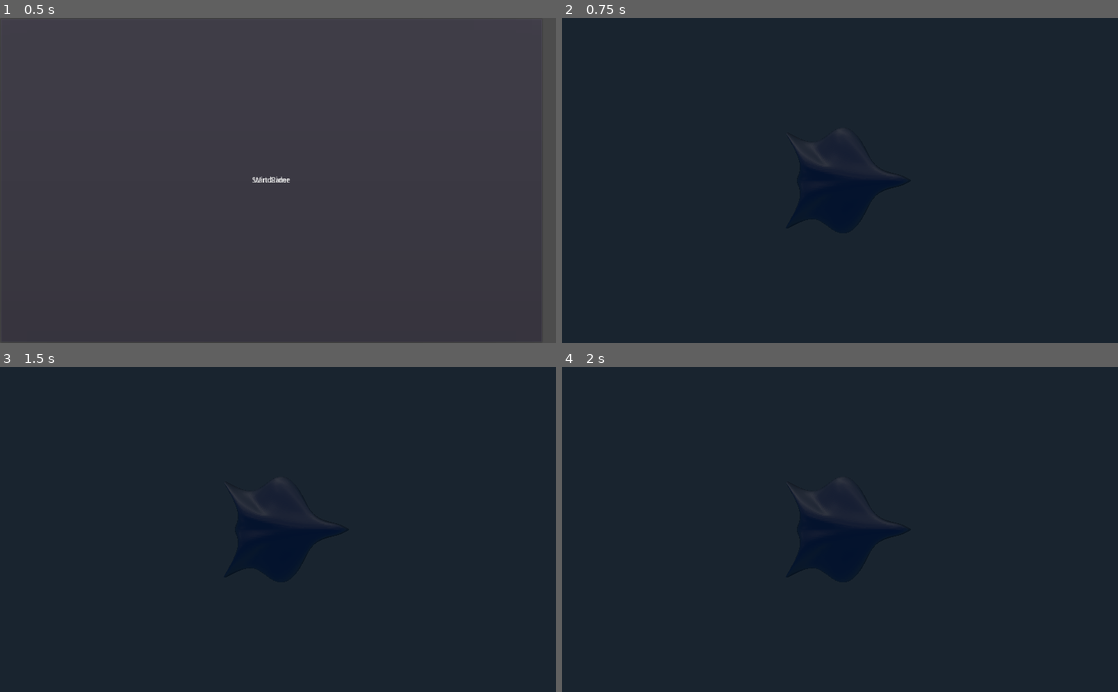
Above: before the commit, frames 1-4 (two rows, left to right).
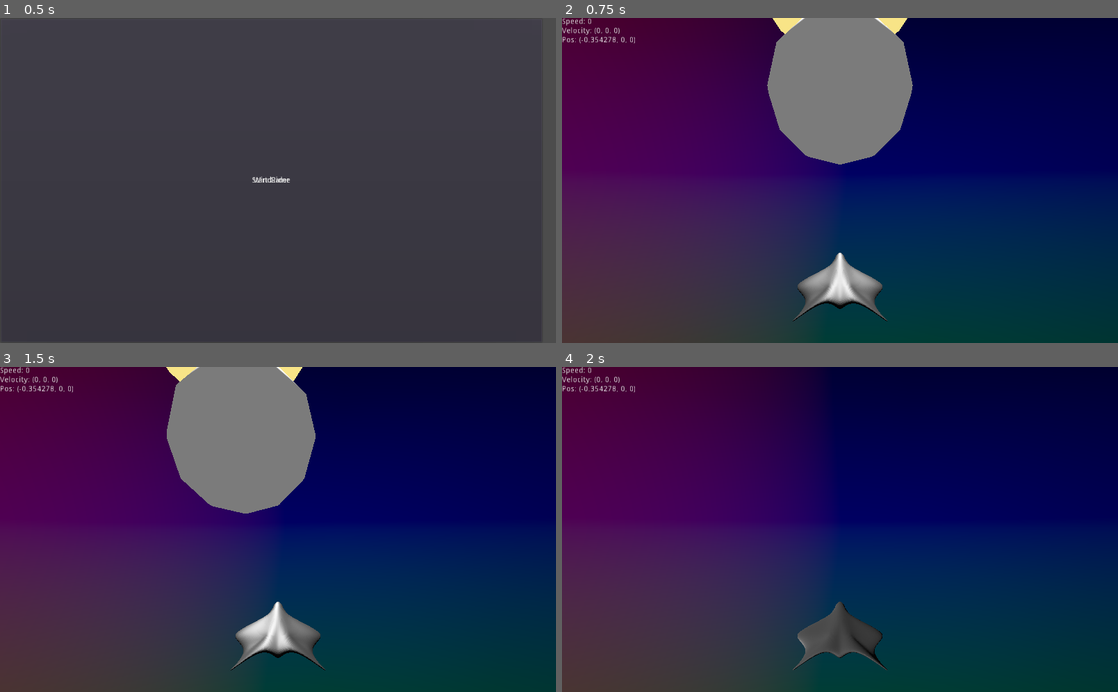
Above: after the commit, the same moments.

Repository: wraitii/WindRider
Game: Godot game, scene res://source/game/test.tscn
Two runs of this game, one before a commit and one after it. Both use one fixed random seed, a clock stepped at 60 frames per second and the inputs below. Before the commit the project starts from res://test.tscn.
Inputs:
- Up to frame 1 (0.5 s): no input
- Up to frame 2 (0.75 s): click "Start Game" at 0.5 s
- Up to frame 3 (1.5 s): tap Enter (ship_dock, bound only after the commit) at 1.25 s; hold Right (ship_rotate_right, bound only after the commit) from 1.28 s (still down); hold Enter (ship_dock, bound only after the commit) from 1.28 s (still down)
- Up to frame 4 (2 s): keep holding Right (ship_rotate_right, bound only after the commit); keep holding Enter (ship_dock, bound only after the commit)

Frame 1 is identical in both runs. In frame 2, 98% of the frame differs, in the area x 0-100%, y 0-100%; in frame 3, 98%; in frame 4, 98%.

Commit message:
Start doing things

Diff:
--- a/Button.gd
+++ b/Button.gd
@@ -15,4 +15,4 @@
 #	pass
 
 func _pressed():
-	get_tree().change_scene("res://ingame.tscn")
+	get_tree().change_scene("res://source/game/ingame.tscn")
--- a/Ship.gd
+++ /dev/null
@@ -1,17 +0,0 @@
-extends Spatial
-
-export(Vector3) var velocity = Vector3(0,0,0)
-
-# class member variables go here, for example:
-# var a = 2
-# var b = "textvar"
-
-func _ready():
-	# Called when the node is added to the scene for the first time.
-	# Initialization here
-	pass
-
-func _process(delta):
-	print(velocity)
-	translate(velocity * delta)
-	pass
--- a/Ship.tscn
+++ /dev/null
@@ -1,10 +0,0 @@
-[gd_scene load_steps=2 format=2]
-
-[ext_resource path="res://Cycles.dae" type="PackedScene" id=1]
-
-[node name="Ship" type="Spatial"]
-
-[node name="Shipmesh" parent="." index="0" instance=ExtResource( 1 )]
-
-transform = Transform( 0.1, 0, 0, 0, 0.1, 0, 0, 0, 0.1, -0.297341, 0, 0 )
-_sections_unfolded = [ "Transform" ]
--- a/default_env.tres
+++ b/default_env.tres
@@ -65,6 +65,7 @@
 ssao_intensity2 = 1.0
 ssao_bias = 0.01
 ssao_light_affect = 0.0
+ssao_ao_channel_affect = 0.0
 ssao_color = Color( 0, 0, 0, 1 )
 ssao_quality = 0
 ssao_blur = 3
--- a/ingame.tscn
+++ /dev/null
@@ -1,30 +0,0 @@
-[gd_scene load_steps=4 format=2]
-
-[ext_resource path="res://ingame.gd" type="Script" id=1]
-[ext_resource path="res://Ship.tscn" type="PackedScene" id=2]
-[ext_resource path="res://Ship.gd" type="Script" id=3]
-
-[node name="InGameRoot" type="Node" index="0"]
-
-script = ExtResource( 1 )
-
-[node name="Camera" type="Camera" parent="." index="0"]
-
-transform = Transform( 1, 0, 0, 0, -4.37114e-08, 1, 0, -1, -4.37114e-08, 0, 1.79571, 0 )
-keep_aspect = 1
-cull_mask = 1048575
-environment = null
-h_offset = 0.0
-v_offset = 0.0
-doppler_tracking = 0
-projection = 0
-current = true
-fov = 70.0
-size = 1.0
-near = 0.05
-far = 100.0
-
-[node name="Ship" parent="." index="1" instance=ExtResource( 2 )]
-
-script = ExtResource( 3 )
-velocity = Vector3( 0, 0, 0 )
--- a/project.godot
+++ b/project.godot
@@ -6,18 +6,51 @@
 ;   [section] ; section goes between []
 ;   param=value ; assign values to parameters
 
-config_version=3
+config_version=4
+
+_global_script_classes=[  ]
+_global_script_class_icons={
+
+}
 
 [application]
 
 config/name="Windrider"
-run/main_scene="res://test.tscn"
+run/main_scene="res://source/game/test.tscn"
 config/icon="res://icon.png"
 
 [input]
 
-thrust=[ Object(InputEventKey,"resource_local_to_scene":false,"resource_name":"","device":0,"alt":false,"shift":false,"control":false,"meta":false,"command":false,"pressed":false,"scancode":16777232,"unicode":0,"echo":false,"script":null)
+ship_thrust={
+"deadzone": 0.5,
+"events": [ Object(InputEventKey,"resource_local_to_scene":false,"resource_name":"","device":0,"alt":false,"shift":false,"control":false,"meta":false,"command":false,"pressed":false,"scancode":16777232,"unicode":0,"echo":false,"script":null)
  ]
+}
+ship_rotate_left={
+"deadzone": 0.5,
+"events": [ Object(InputEventKey,"resource_local_to_scene":false,"resource_name":"","device":0,"alt":false,"shift":false,"control":false,"meta":false,"command":false,"pressed":false,"scancode":16777231,"unicode":0,"echo":false,"script":null)
+ ]
+}
+ship_rotate_right={
+"deadzone": 0.5,
+"events": [ Object(InputEventKey,"resource_local_to_scene":false,"resource_name":"","device":0,"alt":false,"shift":false,"control":false,"meta":false,"command":false,"pressed":false,"scancode":16777233,"unicode":0,"echo":false,"script":null)
+ ]
+}
+ship_dock={
+"deadzone": 0.5,
+"events": [ Object(InputEventKey,"resource_local_to_scene":false,"resource_name":"","device":0,"alt":false,"shift":false,"control":false,"meta":false,"command":false,"pressed":false,"scancode":16777221,"unicode":0,"echo":false,"script":null)
+ ]
+}
+
+[layer_names]
+
+3d_render/layer_2="Stars and such"
+
+[physics]
+
+3d/physics_engine="Bullet"
+3d/default_gravity=0.0
+3d/default_angular_damp=1.0
 
 [rendering]
 
--- /dev/null
+++ b/source/game/Camera.gd
@@ -0,0 +1,12 @@
+extends Camera
+
+const MyClass = preload("Player.gd")
+
+func _ready():
+	pass
+
+func _process(delta):
+#	var player = get_node('/root/InGameRoot/Player')
+#	var ship = player.get_current_ship()
+#	translation = ship.translation + Vector3(0,10,0)
+	return
--- /dev/null
+++ b/source/game/CommandManager.gd
@@ -0,0 +1,22 @@
+extends Node
+
+var commands = []
+
+func _process(delta):
+	pass
+
+func _physics_process(delta):
+
+	var playerCommands = get_node('InGameInput').parse_input()
+	if playerCommands:
+		commands += playerCommands
+
+	for command in commands:
+		var ship = command[0]
+		var fun = command[1]
+		ship.call(fun, delta)
+
+	commands = []
+
+func push_command():
+	pass
--- /dev/null
+++ b/source/game/InGameInput.gd
@@ -0,0 +1,27 @@
+extends Node
+
+func parse_input():
+	var commands = []
+
+	var player = get_node('/root/InGameRoot/Player')
+	if !player:
+		return
+
+	var ship = player.get_current_ship()
+	if !ship:
+		return
+
+	if Input.is_action_pressed("ship_thrust"):
+		commands.push_back('thrust')
+	if Input.is_action_pressed('ship_rotate_left'):
+		commands.push_back('rotate_left')
+	if Input.is_action_pressed('ship_rotate_right'):
+		commands.push_back('rotate_right')
+
+	if Input.is_action_pressed('ship_dock'):
+		commands.push_back('dock')
+
+	var ret = []
+	for comm in commands:
+		ret.push_back([ship, comm])
+	return ret
--- /dev/null
+++ b/source/game/Landable.tscn
@@ -0,0 +1,38 @@
+[gd_scene load_steps=3 format=2]
+
+[ext_resource path="res://source/graphics/Planet.tscn" type="PackedScene" id=1]
+
+[sub_resource type="CylinderShape" id=1]
+
+margin = 0.04
+radius = 1.0
+height = 2.0
+
+[node name="Landable" type="Area"]
+input_ray_pickable = false
+input_capture_on_drag = false
+space_override = 0
+gravity_point = false
+gravity_distance_scale = 0.0
+gravity_vec = Vector3( 0, -1, 0 )
+gravity = 9.8
+linear_damp = 0.1
+angular_damp = 1.0
+priority = 0.0
+monitoring = true
+monitorable = true
+collision_layer = 0
+collision_mask = 1
+audio_bus_override = false
+audio_bus_name = "Master"
+reverb_bus_enable = false
+reverb_bus_name = "Master"
+reverb_bus_amount = 0.0
+reverb_bus_uniformity = 0.0
+
+[node name="LandableArea" type="CollisionShape" parent="."]
+shape = SubResource( 1 )
+disabled = false
+
+[node name="Spatial" parent="." instance=ExtResource( 1 )]
+transform = Transform( 1, 0, 0, 0, 1, 0, 0, 0, 1, 0, 1.09807, 0 )
--- /dev/null
+++ b/source/game/Player.gd
@@ -0,0 +1,13 @@
+extends Node
+
+var playerShip setget setCurrentShip, get_current_ship
+
+func _ready():
+	playerShip = get_node("/root/InGameRoot/Ship")
+	pass
+
+func setCurrentShip(ship):
+	playerShip = ship;
+
+func get_current_ship():
+	return playerShip;
--- /dev/null
+++ b/source/game/Player.tscn
@@ -0,0 +1,6 @@
+[gd_scene load_steps=2 format=2]
+
+[ext_resource path="res://source/game/Player.gd" type="Script" id=1]
+
+[node name="Player" type="Node"]
+script = ExtResource( 1 )
--- /dev/null
+++ b/source/game/Ship.gd
@@ -0,0 +1,33 @@
+extends RigidBody
+
+const default_orientation = Vector3(1,0,0)
+
+func _ready():
+	pass
+
+func _process(delta):
+	pass
+
+func _integrate_forces(state):
+	if state.linear_velocity.length_squared() >= 8*8:
+		state.linear_velocity *= 0.99;
+
+# input
+func thrust(delta):
+	var transform = get_transform()
+	var pushDir = transform.xform(default_orientation) - translation
+
+	add_central_force(pushDir * 10.0)
+
+func rotate_left(delta):
+	add_torque(Vector3(0,1,0))
+
+func rotate_right(delta):
+	add_torque(Vector3(0,-1,0))
+
+func dock(delta):
+	var coll = get_node('/root/InGameRoot/SystemGraph/Landable')
+	if !coll.overlaps_body(self):
+		return
+
+	get_tree().change_scene('res://source/game/test.tscn')
--- /dev/null
+++ b/source/game/Ship.tscn
@@ -0,0 +1,41 @@
+[gd_scene load_steps=3 format=2]
+
+[ext_resource path="res://Cycles.dae" type="PackedScene" id=1]
+
+[sub_resource type="SphereShape" id=2]
+
+margin = 0.04
+radius = 1.0
+
+[node name="Ship" type="RigidBody"]
+input_ray_pickable = true
+input_capture_on_drag = false
+collision_layer = 1
+collision_mask = 1
+mode = 0
+mass = 1.0
+gravity_scale = 1.0
+custom_integrator = false
+continuous_cd = false
+contacts_reported = 0
+contact_monitor = false
+sleeping = false
+can_sleep = true
+axis_lock_linear_x = false
+axis_lock_linear_y = false
+axis_lock_linear_z = false
+axis_lock_angular_x = false
+axis_lock_angular_y = false
+axis_lock_angular_z = false
+linear_velocity = Vector3( 0, 0, 0 )
+linear_damp = -1.0
+angular_velocity = Vector3( 0, 0, 0 )
+angular_damp = 0.2
+
+[node name="Shipmesh" parent="." instance=ExtResource( 1 )]
+transform = Transform( 0.1, 0, 0, 0, 0.1, 0, 0, 0, 0.1, -0.297341, 0, 0 )
+
+[node name="CollisionShape" type="CollisionShape" parent="."]
+transform = Transform( 0.5, 0, 0, 0, 0.2, 0, 0, 0, 0.5, 0, 0, 0 )
+shape = SubResource( 2 )
+disabled = false
--- /dev/null
+++ b/source/game/Speed.gd
@@ -0,0 +1,12 @@
+extends Label
+
+func _ready():
+	pass
+
+func _process(delta):
+	var ship = get_node('/root/InGameRoot/Player').get_current_ship()
+	if !ship: return
+	var txt = "Speed: " + str(ship.get_linear_velocity().length()) + "\n"
+	txt += "Velocity: " + str(ship.get_linear_velocity()) + "\n"
+	txt += "Pos: " + str(ship.translation)
+	text = txt
--- /dev/null
+++ b/source/game/Star.tscn
@@ -0,0 +1,94 @@
+[gd_scene load_steps=2 format=2]
+
+[sub_resource type="SpatialMaterial" id=1]
+
+render_priority = 0
+flags_transparent = false
+flags_unshaded = false
+flags_vertex_lighting = false
+flags_no_depth_test = false
+flags_use_point_size = false
+flags_world_triplanar = false
+flags_fixed_size = false
+flags_albedo_tex_force_srgb = false
+flags_do_not_receive_shadows = false
+flags_disable_ambient_light = false
+flags_ensure_correct_normals = false
+vertex_color_use_as_albedo = false
+vertex_color_is_srgb = false
+params_diffuse_mode = 0
+params_specular_mode = 0
+params_blend_mode = 0
+params_cull_mode = 0
+params_depth_draw_mode = 0
+params_line_width = 1.0
+params_point_size = 1.0
+params_billboard_mode = 0
+params_billboard_keep_scale = false
+params_grow = false
+params_use_alpha_scissor = false
+albedo_color = Color( 0.968627, 0.917647, 0.65098, 1 )
+metallic = 0.0
+metallic_specular = 0.5
+metallic_texture_channel = 0
+roughness = 1.0
+roughness_texture_channel = 0
+emission_enabled = true
+emission = Color( 0.886275, 0.807843, 0.447059, 1 )
+emission_energy = 1.0
+emission_operator = 0
+emission_on_uv2 = false
+normal_enabled = false
+rim_enabled = false
+clearcoat_enabled = false
+anisotropy_enabled = false
+ao_enabled = false
+depth_enabled = false
+subsurf_scatter_enabled = false
+transmission_enabled = false
+refraction_enabled = false
+detail_enabled = false
+uv1_scale = Vector3( 1, 1, 1 )
+uv1_offset = Vector3( 0, 0, 0 )
+uv1_triplanar = false
+uv1_triplanar_sharpness = 1.0
+uv2_scale = Vector3( 1, 1, 1 )
+uv2_offset = Vector3( 0, 0, 0 )
+uv2_triplanar = false
+uv2_triplanar_sharpness = 1.0
+proximity_fade_enable = false
+distance_fade_mode = 0
+
+[node name="Star" type="Spatial"]
+
+[node name="Light" type="OmniLight" parent="."]
+layers = 1
+light_color = Color( 1, 1, 1, 1 )
+light_energy = 10.0
+light_indirect_energy = 0.2
+light_negative = false
+light_specular = 0.5
+light_bake_mode = 0
+light_cull_mask = -3
+shadow_enabled = false
+shadow_color = Color( 0, 0, 0, 1 )
+shadow_bias = 0.15
+shadow_contact = 0.0
+shadow_reverse_cull_face = false
+editor_only = false
+omni_range = 10000.0
+omni_attenuation = 1.0
+omni_shadow_mode = 1
+omni_shadow_detail = 1
+
+[node name="CSGSphere" type="CSGSphere" parent="."]
+layers = 2
+operation = 0
+use_collision = false
+snap = 0.001
+invert_faces = false
+radius = 1.0
+radial_segments = 12
+rings = 8
+smooth_faces = false
+material = SubResource( 1 )
--- /dev/null
+++ b/source/game/SystemGraph.tscn
@@ -0,0 +1,46 @@
+[gd_scene load_steps=5 format=2]
+
+[ext_resource path="res://source/game/Star.tscn" type="PackedScene" id=1]
+[ext_resource path="res://source/game/Landable.tscn" type="PackedScene" id=2]
+
+[sub_resource type="Shader" id=1]
+
+resource_name = "SkyShader"
+code = "shader_type spatial;
+
+void vertex() {
+}
+
+uniform float HORIZON_HEIGHT = 50.0;
+
+void fragment() {
+	float horizon_gamma = (abs(VERTEX.y) - HORIZON_HEIGHT) / HORIZON_HEIGHT;
+    ALBEDO = (1.0 - vec3(horizon_gamma)) * vec3(0.05,0.1,0.7) * 0.1 + NORMAL*0.5;
+}"
+
+[sub_resource type="ShaderMaterial" id=2]
+
+render_priority = 0
+shader = SubResource( 1 )
+shader_param/HORIZON_HEIGHT = 50.0
+
+[node name="System" type="Node"]
+
+[node name="Sky" type="CSGSphere" parent="."]
+transform = Transform( 500, 0, 0, 0, 500, 0, 0, 0, 500, 0, 0, 0 )
+layers = 2
+operation = 0
+use_collision = false
+snap = 0.001
+invert_faces = true
+radius = 1.0
+radial_segments = 11
+rings = 5
+smooth_faces = true
+material = SubResource( 2 )
+
+[node name="Star" parent="." instance=ExtResource( 1 )]
+transform = Transform( 100, 0, 0, 0, 100, 0, 0, 0, 100, 300, 200, 0 )
+
+[node name="Landable" parent="." instance=ExtResource( 2 )]
+transform = Transform( 3, 0, 0, 0, 3, 0, 0, 0, 3, 7.88432, 0, 0 )
--- a/ingame.gd
+++ b/source/game/ingame.gd
@@ -10,9 +10,7 @@
 	pass
 
 func _process(delta):
-	if Input.is_action_pressed("thrust"):
-		var ship = get_node("Ship")
-		ship.velocity.x = min(ship.velocity.x + 0.01, 1)
-		print('ship vel')
-		print(ship.velocity)
 	pass
+
+func _physics_process(state):
+	pass
--- /dev/null
+++ b/source/game/ingame.tscn
@@ -0,0 +1,160 @@
+[gd_scene load_steps=13 format=2]
+
+[ext_resource path="res://source/game/ingame.gd" type="Script" id=1]
+[ext_resource path="res://source/game/Ship.tscn" type="PackedScene" id=2]
+[ext_resource path="res://source/game/Ship.gd" type="Script" id=3]
+[ext_resource path="res://source/game/Camera.gd" type="Script" id=4]
+[ext_resource path="res://source/game/Player.tscn" type="PackedScene" id=5]
+[ext_resource path="res://source/game/CommandManager.gd" type="Script" id=6]
+[ext_resource path="res://source/game/InGameInput.gd" type="Script" id=7]
+[ext_resource path="res://source/game/SystemGraph.tscn" type="PackedScene" id=8]
+[ext_resource path="res://source/game/Speed.gd" type="Script" id=9]
+
+[sub_resource type="ImageTexture" id=1]
+
+flags = 7
+storage = 0
+lossy_quality = 0.7
+flags = 7
+size = Vector2( 1, 1 )
+
+[sub_resource type="PanoramaSky" id=2]
+
+radiance_size = 4
+panorama = SubResource( 1 )
+
+[sub_resource type="Environment" id=3]
+
+background_mode = 0
+background_sky = SubResource( 2 )
+background_sky_custom_fov = 0.0
+background_color = Color( 0, 0, 0, 1 )
+background_energy = 0.0
+background_canvas_max_layer = 0
+ambient_light_color = Color( 1, 1, 1, 1 )
+ambient_light_energy = 0.2
+ambient_light_sky_contribution = 1.0
+fog_enabled = false
+fog_color = Color( 0.5, 0.6, 0.7, 1 )
+fog_sun_color = Color( 1, 0.9, 0.7, 1 )
+fog_sun_amount = 0.0
+fog_depth_enabled = true
+fog_depth_begin = 10.0
+fog_depth_curve = 1.0
+fog_transmit_enabled = false
+fog_transmit_curve = 1.0
+fog_height_enabled = false
+fog_height_min = 0.0
+fog_height_max = 100.0
+fog_height_curve = 1.0
+tonemap_mode = 0
+tonemap_exposure = 1.0
+tonemap_white = 1.0
+auto_exposure_enabled = false
+auto_exposure_scale = 0.4
+auto_exposure_min_luma = 0.05
+auto_exposure_max_luma = 8.0
+auto_exposure_speed = 0.5
+ss_reflections_enabled = false
+ss_reflections_max_steps = 64
+ss_reflections_fade_in = 0.15
+ss_reflections_fade_out = 2.0
+ss_reflections_depth_tolerance = 0.2
+ss_reflections_roughness = true
+ssao_enabled = false
+ssao_radius = 1.0
+ssao_intensity = 1.0
+ssao_radius2 = 0.0
+ssao_intensity2 = 1.0
+ssao_bias = 0.01
+ssao_light_affect = 0.0
+ssao_ao_channel_affect = 0.0
+ssao_color = Color( 0, 0, 0, 1 )
+ssao_quality = 0
+ssao_blur = 3
+ssao_edge_sharpness = 4.0
+dof_blur_far_enabled = false
+dof_blur_far_distance = 10.0
+dof_blur_far_transition = 5.0
+dof_blur_far_amount = 0.1
+dof_blur_far_quality = 1
+dof_blur_near_enabled = false
+dof_blur_near_distance = 2.0
+dof_blur_near_transition = 1.0
+dof_blur_near_amount = 0.1
+dof_blur_near_quality = 1
+glow_enabled = false
+glow_levels/1 = false
+glow_levels/2 = false
+glow_levels/3 = true
+glow_levels/4 = false
+glow_levels/5 = true
+glow_levels/6 = false
+glow_levels/7 = false
+glow_intensity = 0.8
+glow_strength = 1.0
+glow_bloom = 0.0
+glow_blend_mode = 2
+glow_hdr_threshold = 1.0
+glow_hdr_scale = 2.0
+glow_bicubic_upscale = false
+adjustment_enabled = false
+adjustment_brightness = 1.0
+adjustment_contrast = 1.0
+adjustment_saturation = 1.0
+
+[node name="InGameRoot" type="Node"]
+script = ExtResource( 1 )
+
+[node name="Ship" parent="." instance=ExtResource( 2 )]
+transform = Transform( 1, 0, 0, 0, 1, 0, 0, 0, 1, -0.354278, 0, 0 )
+script = ExtResource( 3 )
+
+[node name="Camera" type="Camera" parent="Ship"]
+transform = Transform( -4.37114e-08, 0.173648, -0.984808, 0, 0.984808, 0.173648, 1, 7.5904e-09, -4.30473e-08, -2.01327, 1.38719, 0 )
+keep_aspect = 1
+cull_mask = 1048575
+environment = null
+h_offset = 0.0
+v_offset = 0.0
+doppler_tracking = 0
+projection = 0
+current = true
+fov = 70.0
+size = 1.0
+near = 0.05
+far = 1000.0
+script = ExtResource( 4 )
+
+[node name="Player" parent="." instance=ExtResource( 5 )]
+
+[node name="CommandManager" type="Node" parent="."]
+editor/display_folded = true
+script = ExtResource( 6 )
+
+[node name="InGameInput" type="Node" parent="CommandManager"]
+script = ExtResource( 7 )
+
+[node name="WorldEnvironment" type="WorldEnvironment" parent="."]
+environment = SubResource( 3 )
+
+[node name="SystemGraph" parent="." instance=ExtResource( 8 )]
+
+[node name="Speed" type="Label" parent="."]
+anchor_left = 0.0
+anchor_top = 0.0
+anchor_right = 0.0
+anchor_bottom = 0.0
+margin_right = 40.0
+margin_bottom = 14.0
+rect_pivot_offset = Vector2( 0, 0 )
+rect_clip_content = false
+mouse_filter = 2
+mouse_default_cursor_shape = 0
+size_flags_horizontal = 1
+size_flags_vertical = 4
+text = "sjgifghsfglskf,g"
+percent_visible = 1.0
+lines_skipped = 0
+max_lines_visible = -1
+script = ExtResource( 9 )
--- a/test.tscn
+++ b/source/game/test.tscn
@@ -3,7 +3,6 @@
 [ext_resource path="res://Button.gd" type="Script" id=1]
 
 [node name="PanelContainer" type="PanelContainer"]
-
 anchor_left = 0.0
 anchor_top = 0.0
 anchor_right = 0.0
@@ -16,10 +15,8 @@
 mouse_default_cursor_shape = 0
 size_flags_horizontal = 1
 size_flags_vertical = 1
-_sections_unfolded = [ "Margin", "Rect" ]
 
-[node name="Label" type="Label" parent="." index="0"]
-
+[node name="Label" type="Label" parent="."]
 anchor_left = 0.0
 anchor_top = 0.0
 anchor_right = 0.0
@@ -41,14 +38,15 @@
 lines_skipped = 0
 max_lines_visible = -1
 
-[node name="Button" type="Button" parent="." index="1"]
-
-anchor_left = 0.55
-anchor_top = 0.1
-anchor_right = 0.55
-anchor_bottom = 1.0
-margin_left = -42.0
-margin_right = -50.0
+[node name="Button" type="Button" parent="."]
+anchor_left = 0.0
+anchor_top = 0.0
+anchor_right = 0.0
+anchor_bottom = 0.0
+margin_left = 7.0
+margin_top = 7.0
+margin_right = 993.0
+margin_bottom = 593.0
 rect_pivot_offset = Vector2( 0, 0 )
 rect_clip_content = false
 focus_mode = 2
@@ -64,4 +62,3 @@
 flat = true
 align = 1
 script = ExtResource( 1 )
-_sections_unfolded = [ "Anchor", "Margin" ]
--- /dev/null
+++ b/source/graphics/Planet.tscn
@@ -0,0 +1,70 @@
+[gd_scene load_steps=2 format=2]
+
+[sub_resource type="SpatialMaterial" id=1]
+
+render_priority = 0
+flags_transparent = false
+flags_unshaded = false
+flags_vertex_lighting = false
+flags_no_depth_test = false
+flags_use_point_size = false
+flags_world_triplanar = false
+flags_fixed_size = false
+flags_albedo_tex_force_srgb = false
+flags_do_not_receive_shadows = false
+flags_disable_ambient_light = false
+flags_ensure_correct_normals = false
+vertex_color_use_as_albedo = false
+vertex_color_is_srgb = false
+params_diffuse_mode = 0
+params_specular_mode = 0
+params_blend_mode = 0
+params_cull_mode = 0
+params_depth_draw_mode = 0
+params_line_width = 1.0
+params_point_size = 1.0
+params_billboard_mode = 0
+params_billboard_keep_scale = false
+params_grow = false
+params_use_alpha_scissor = false
+albedo_color = Color( 1, 1, 1, 1 )
+metallic = 0.0
+metallic_specular = 0.5
+metallic_texture_channel = 0
+roughness = 1.0
+roughness_texture_channel = 0
+emission_enabled = false
+normal_enabled = false
+rim_enabled = false
+clearcoat_enabled = false
+anisotropy_enabled = false
+ao_enabled = false
+depth_enabled = false
+subsurf_scatter_enabled = false
+transmission_enabled = false
+refraction_enabled = false
+detail_enabled = false
+uv1_scale = Vector3( 1, 1, 1 )
+uv1_offset = Vector3( 0, 0, 0 )
+uv1_triplanar = false
+uv1_triplanar_sharpness = 1.0
+uv2_scale = Vector3( 1, 1, 1 )
+uv2_offset = Vector3( 0, 0, 0 )
+uv2_triplanar = false
+uv2_triplanar_sharpness = 1.0
+proximity_fade_enable = false
+distance_fade_mode = 0
+
+[node name="Spatial" type="Spatial"]
+
+[node name="CSGSphere" type="CSGSphere" parent="."]
+layers = 1
+operation = 0
+use_collision = false
+snap = 0.001
+invert_faces = false
+radius = 1.0
+radial_segments = 12
+rings = 6
+smooth_faces = true
+material = SubResource( 1 )
